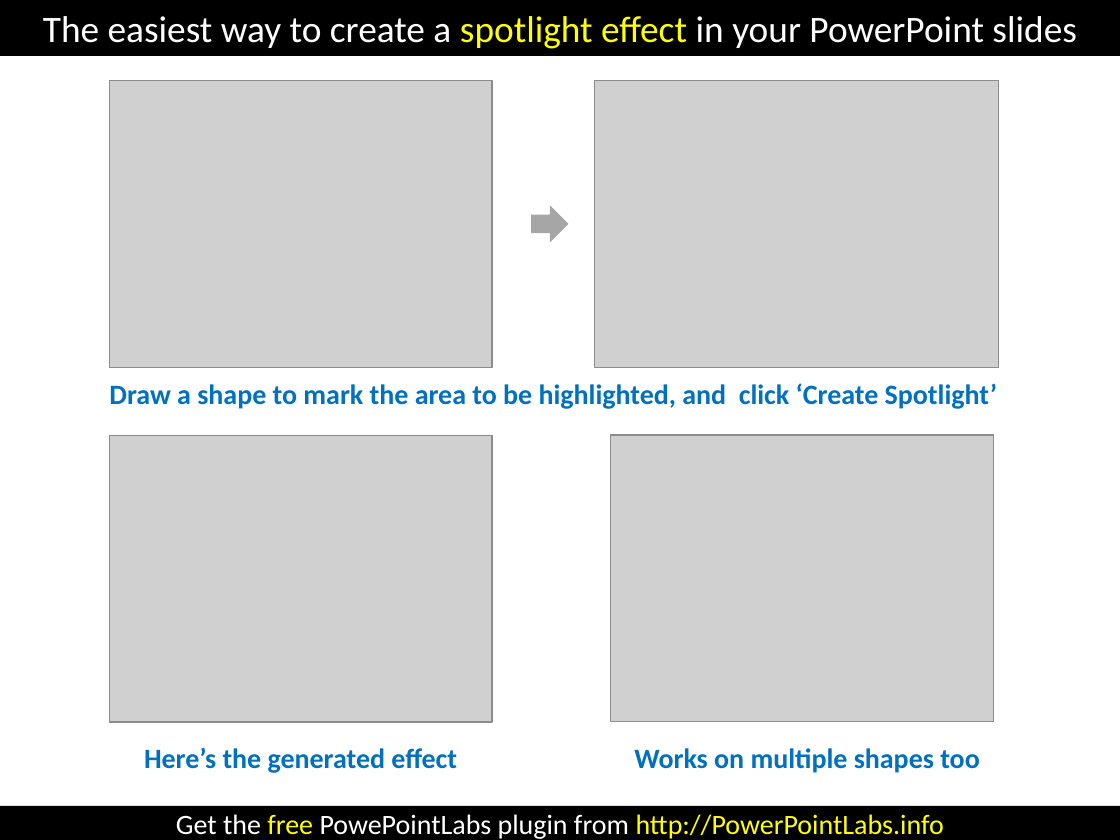
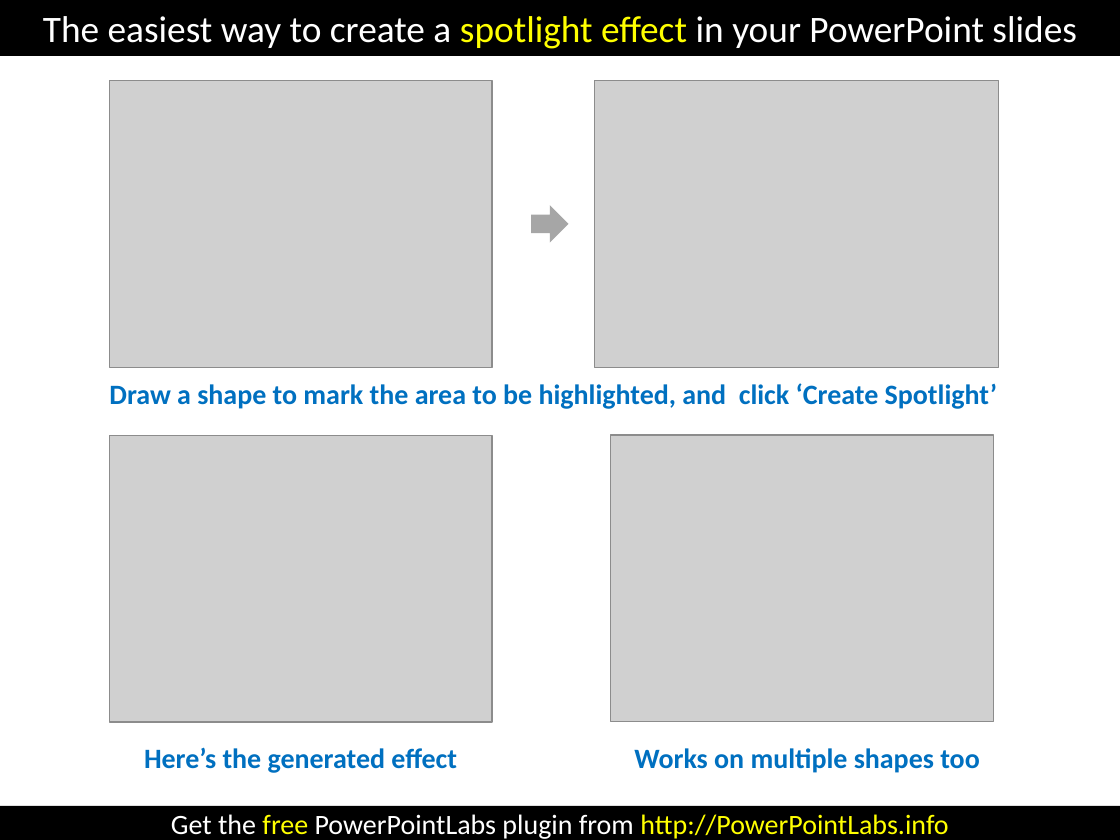
Before and after one commit to PowerPointLabs/PowerPointLabs, a slide deck: slide 1 of doc/Poster-spotlight.pptx. Drawn at 1120x840 pixels with LibreOffice and Linux fonts; fonts in the diff are those of the drawing; grey boxes stand for pictures. Boxes give left, top, right and bottom in pixels: in the first picture for what was removed or moved away, otherwise in the second. Text is boxed around its words. In the diff, an @@ line names an element or a change of style, - is before the commit and + after.

Commit message:
Issue 159: Add poster for autoanimate Udate Issue 159

```diff
--- a/doc/Poster-spotlight.pptx
+++ b/doc/Poster-spotlight.pptx
@@ text in rectangle at <box>171,814,948,839</box>: text changed; text colour #FFFF00 to #FFFFFF @@
-Get the free PowePointLabs plugin from http://PowerPointLabs.info
+Get the free PowerPointLabs plugin from http://PowerPointLabs.info
```
Also in this commit, not shown: 1 other file.
